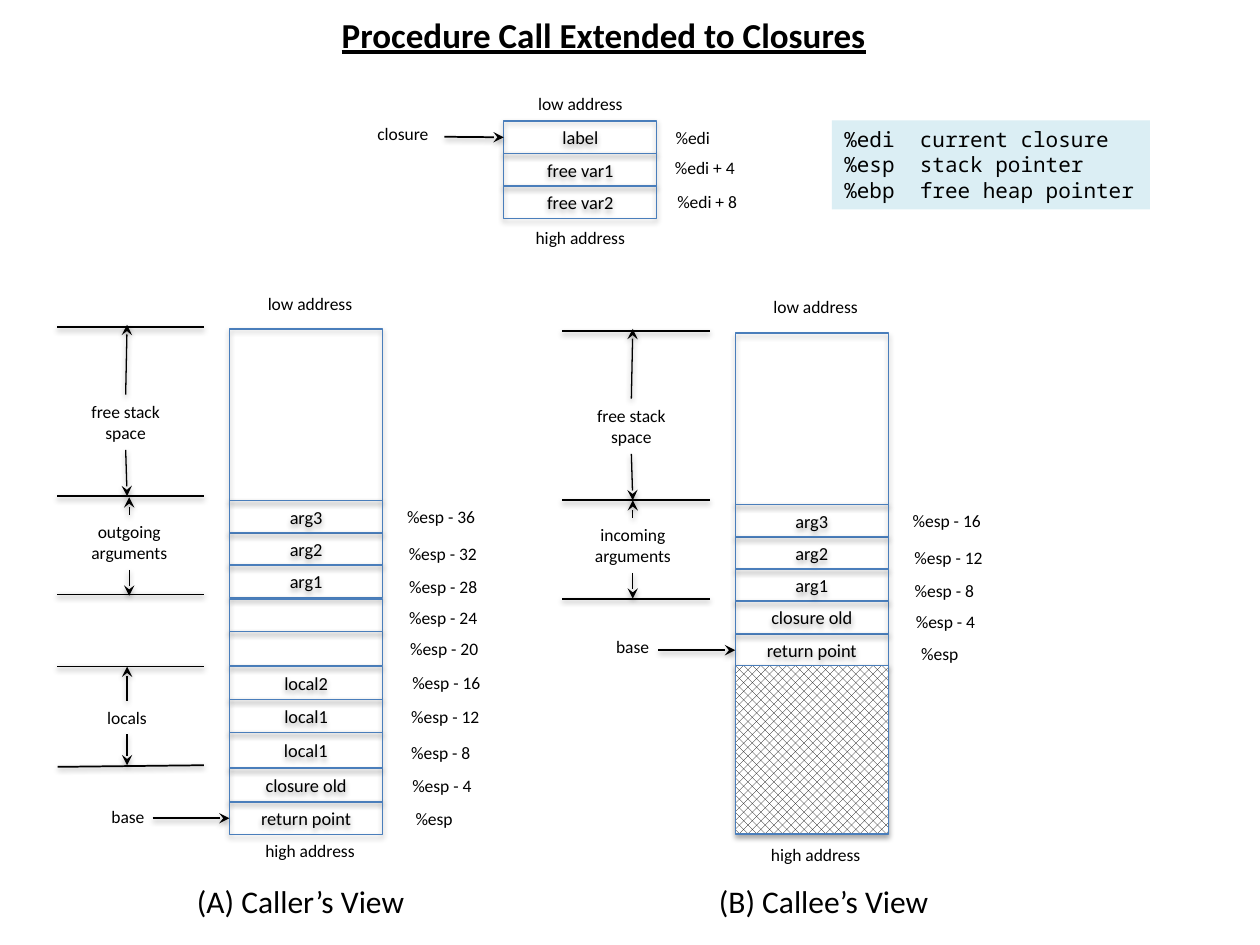
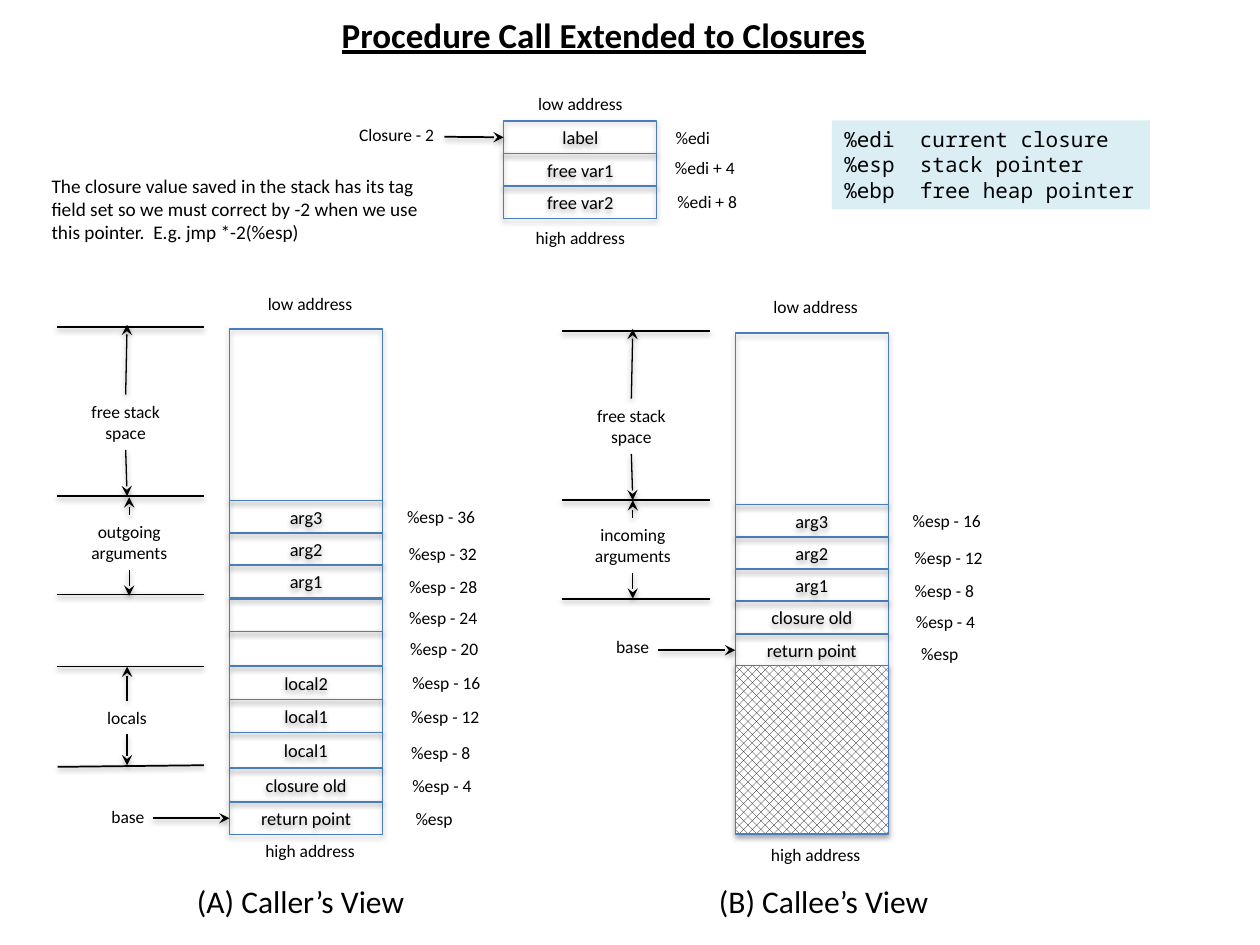
Before and after one commit to markcornwell/pilar, a slide deck: slide 9 of doc/Pilar.pptx. Drawn at 1260x945 pixels with LibreOffice and Linux fonts; fonts in the diff are those of the drawing. Boxes give left, top, right and bottom in pixels: in the first picture for what was removed or moved away, otherwise in the second. Text is boxed around its words. In the diff, an @@ line names an element or a change of style, - is before the commit and + after.

Commit message:
some progress on bug
Correct some related issues in environment management.  Still have not
found the exact cause.  But only have a small segment of code to
analyze.  I feel close.

```diff
--- a/doc/Pilar.pptx
+++ b/doc/Pilar.pptx
@@ text at [359, 129, 434, 141]: text changed @@
-closure
+Closure - 2
@@ text added at [52, 179, 417, 243], 11 pt, text #000000 @@
+The closure value saved in the stack has its tag field set so we must correct by -2 when we use this pointer. E.g. jmp *-2(%esp)
```
Also in this commit, not shown: 1 other slide changed, 7 other files.
